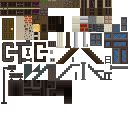
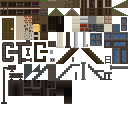
The second 128 × 128 image is a revision of the first. Changes to its layers:
painted on "Layer 8" over [48, 0, 128, 16]
